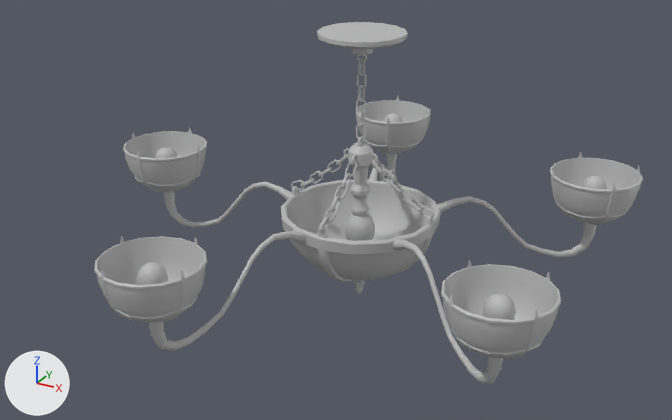
What one commit did to the FBX model Assets/04_Models/Bibliotheque/Lustre.fbx.
Camera for both pictures: a camera (50 mm lens) standing at (10.33, -11.59, 3.66) and looking at (8.65, -8.53, 2.14). Arrows for +X, +Y and +Z are at lower left; the lights stay in place. Where no turn or scale is listed for an object, it has been applied to the vertices.

The older version as bpy lines, for what is in view:
```python
me_mesh = bpy.data.meshes.new('Mesh')
me_mesh.from_pydata(...)  # 7365 vertices, 7505 faces; spans x -0.98..0.82, y -0.94..0.94, z 2.07..3.0
me_mesh.materials.append(mat_lambert1)  # grey #bcbcbc
ob_lustre = bpy.data.objects.new('Lustre', me_mesh)
ob_lustre.location = (9.0, -9.0, 0.0)
```
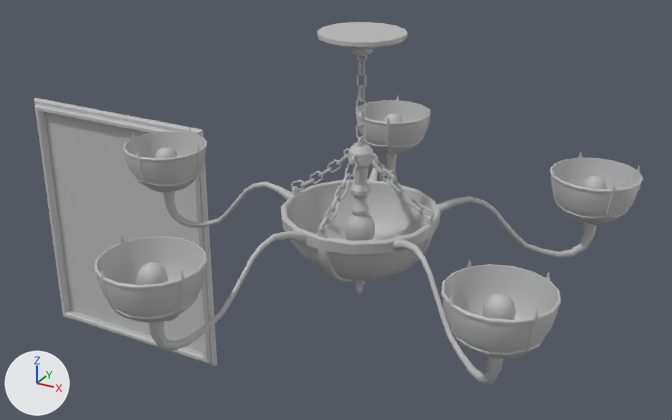
Edits to the scene script, one JSON object a line:
```json
{"op": "add", "block": "me_mesh_1", "code": ["me_mesh_1 = bpy.data.meshes.new('Mesh')", "me_mesh_1.from_pydata(...)  # 36 vertices, 34 faces; spans x -0.575..0.575, y -0.025..0.025, z 0.739..2.139", "me_mesh_1.materials.append(mat_lambert1)  # grey #bcbcbc"]}
{"op": "add", "block": "ob_tableau_bibli", "code": ["ob_tableau_bibli = bpy.data.objects.new('Tableau_Bibli', me_mesh_1)", "ob_tableau_bibli.location = (7.0, -8.0, 0.0)"]}
```

Boxes (x1, y1, x2, y2) around the edits, measured in the pictures (672 x 420 px):
```json
{"object": "Tableau_Bibli", "change": "added", "after": [34, 98, 217, 366]}
```
